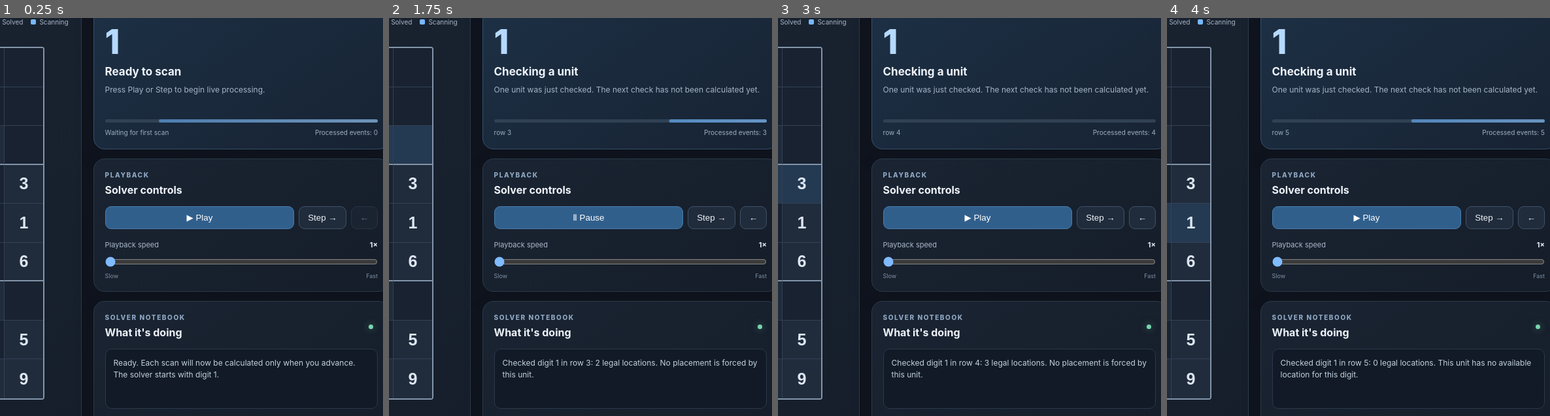
Above: before the commit, frames 1-4 (left to right).
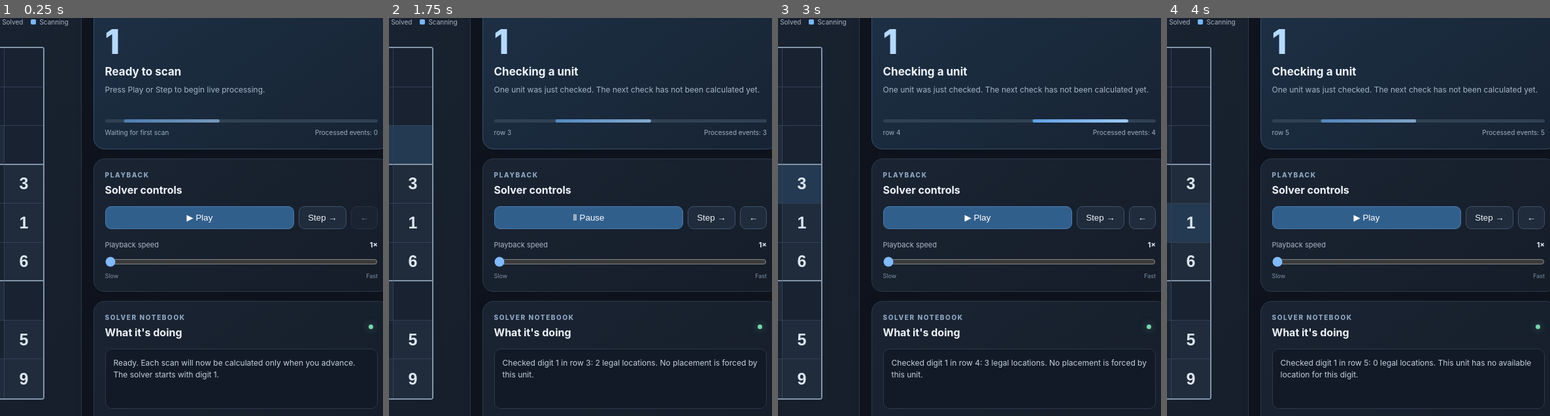
Above: after the commit, the same moments.

Repository: emac75camera/Sudoku-Visualizer
Game: browser game, page index.html
The game is run twice, just before and just after one commit, with the same random seed, the same clock (stepped at 60 frames per second) and the same inputs.
Inputs:
- Up to frame 1 (0.25 s): no input
- Up to frame 2 (1.75 s): click "▶ Play" at 0.27 s; hold Right 1.03-1.53 s; tap Space at 1.1, 1.6 s; hold Left from 1.58 s (still down)
- Up to frame 3 (3 s): tap Space at 2.1, 2.6 s; release Left at 2.15 s; hold Right 2.2-2.87 s; tap Ctrl at 2.52 s; hold Left from 2.92 s (still down)
- Up to frame 4 (4 s): tap Space at 3.1, 3.6 s; click "▶ Play" at 3.27 s; release Left at 3.35 s; hold Right 3.4-3.9 s; hold Left from 3.95 s (still down)
The pictures show only the part of the screen within x 46-96%, y 23-73%; the shares and areas given below are measured in that part.

The runs differ from the first frame. In frame 1, 0.5% of the frame differs, in the area x 32-99%, y 25-27%; in frame 2, 0.4%; in frame 3, 0.2%; in frame 4, 0.5%, in the area x 40-99%, y 25-27%.

Commit message:
Keep scan indicator animated without a progress total

Diff:
--- a/app.js
+++ b/app.js
@@ -124,7 +124,6 @@
     $("focusDescription").textContent=({intro:"Press Play or Step to begin live processing.",scan:"One unit was just ch …(289 unchanged characters)…
     $("scanUnit").textContent=s.type?unitName(s.type,s.unit):({complete:"All 81 cells filled",stuck:"No forced placement",contradiction:"Invalid completion path",intro:"Waiting for first scan"})[s.kind]||"";
     $("stepCount").textContent=`Processed events: ${stepIndex}`;
-    $("scanProgress").style.width="100%";
     $("reasoning").textContent=s.message;
     $("placements").textContent=state.placements;
     $("scans").textContent=state.scans;
